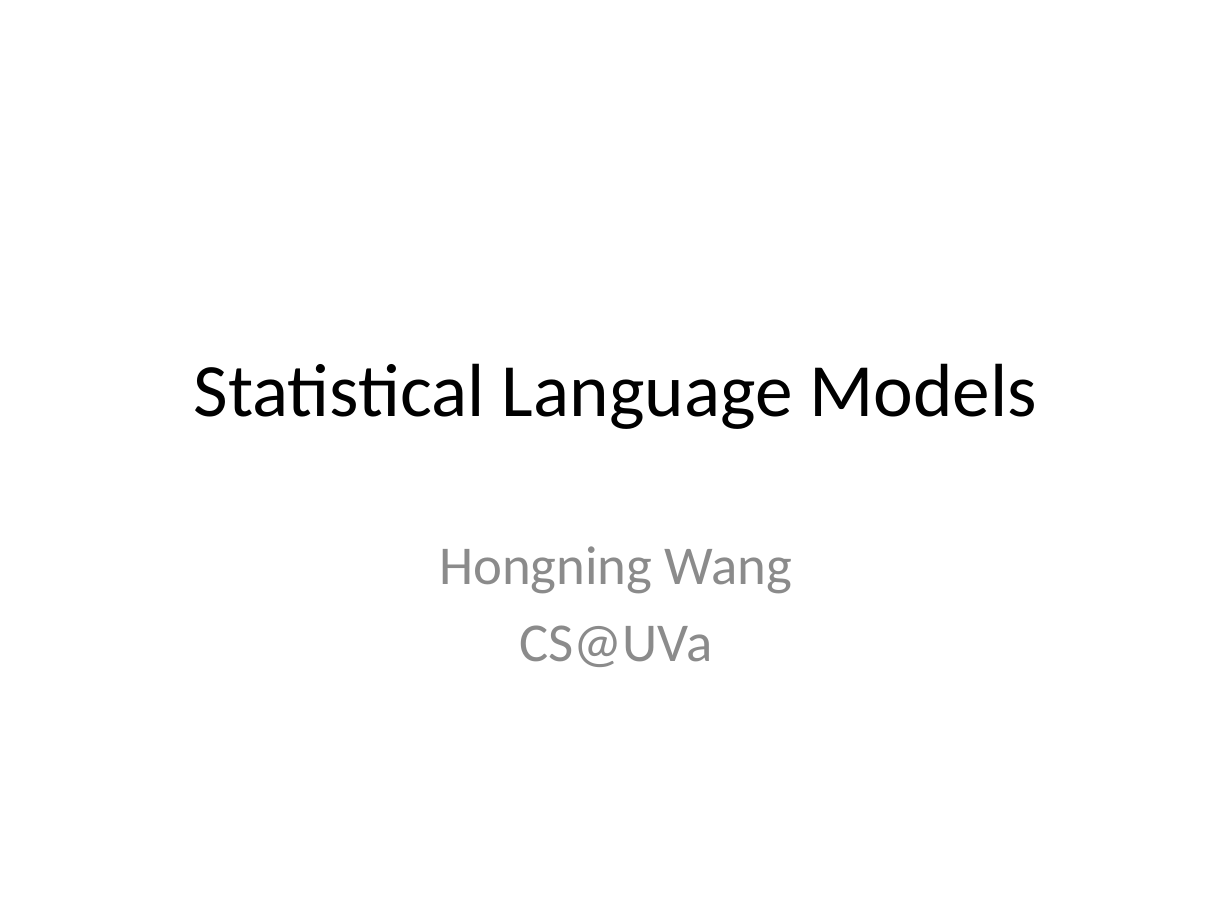
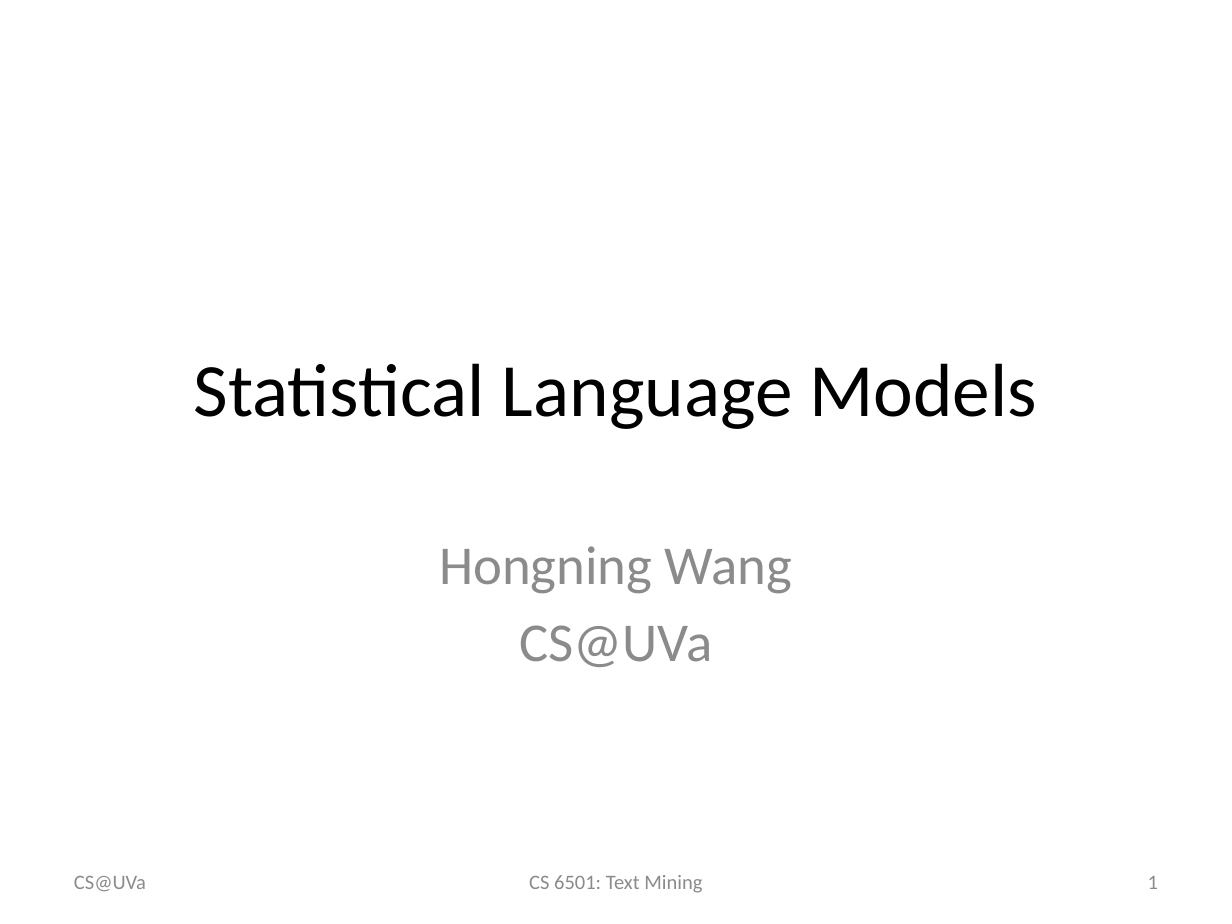
Before and after one commit to wang296/CS6501-Text-Mining, a slide deck: slide 1 of docs/Language Models.pptx. Drawn at 1232x924 pixels with LibreOffice and Linux fonts; fonts in the diff are those of the drawing. Boxes give left, top, right and bottom in pixels: in the first picture for what was removed or moved away, otherwise in the second. Text is boxed around its words. In the diff, an @@ line names an element or a change of style, - is before the commit and + after.

Commit message:
vector space model

```diff
--- a/docs/Language Models.pptx
+++ b/docs/Language Models.pptx
@@ text added at box(74, 876, 146, 891), 12 pt, text #8C8C8C @@
+CS@UVa
@@ text added at box(529, 875, 702, 893), 12 pt, text #8C8C8C @@
+CS 6501: Text Mining
@@ page number added at box(1148, 876, 1158, 889), 12 pt, text #8C8C8C @@
+1
```
Also in this commit, not shown: 44 other slides changed, 4 slides removed, 6 other files.
